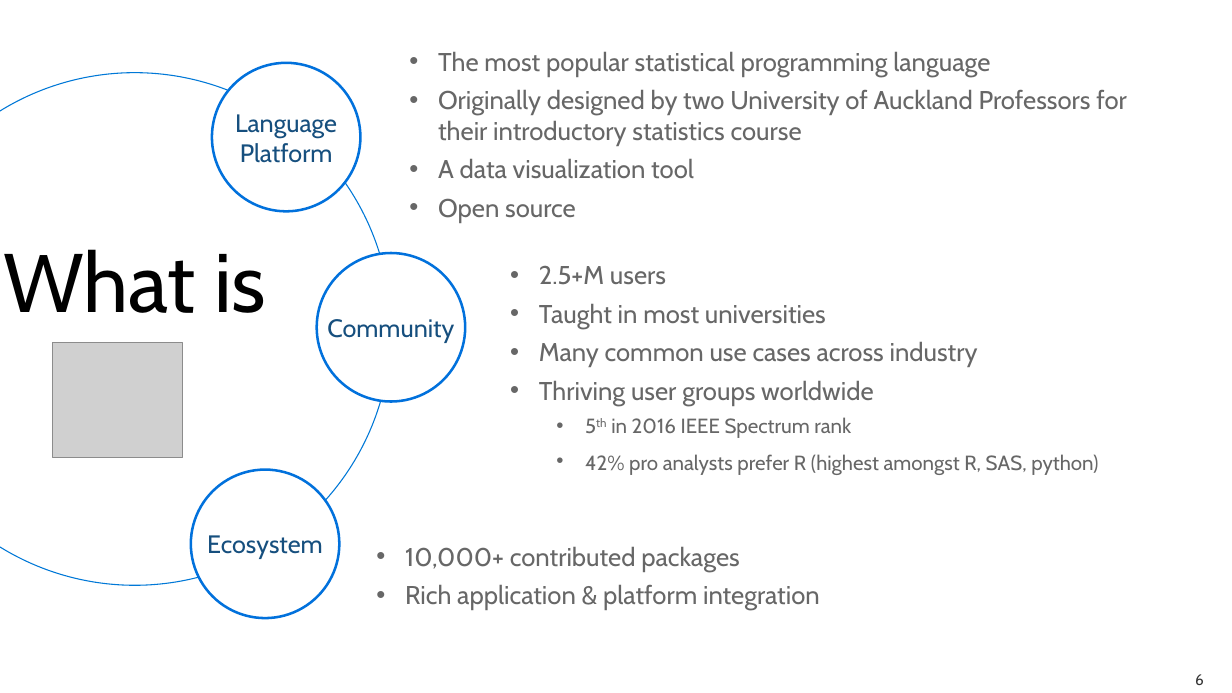
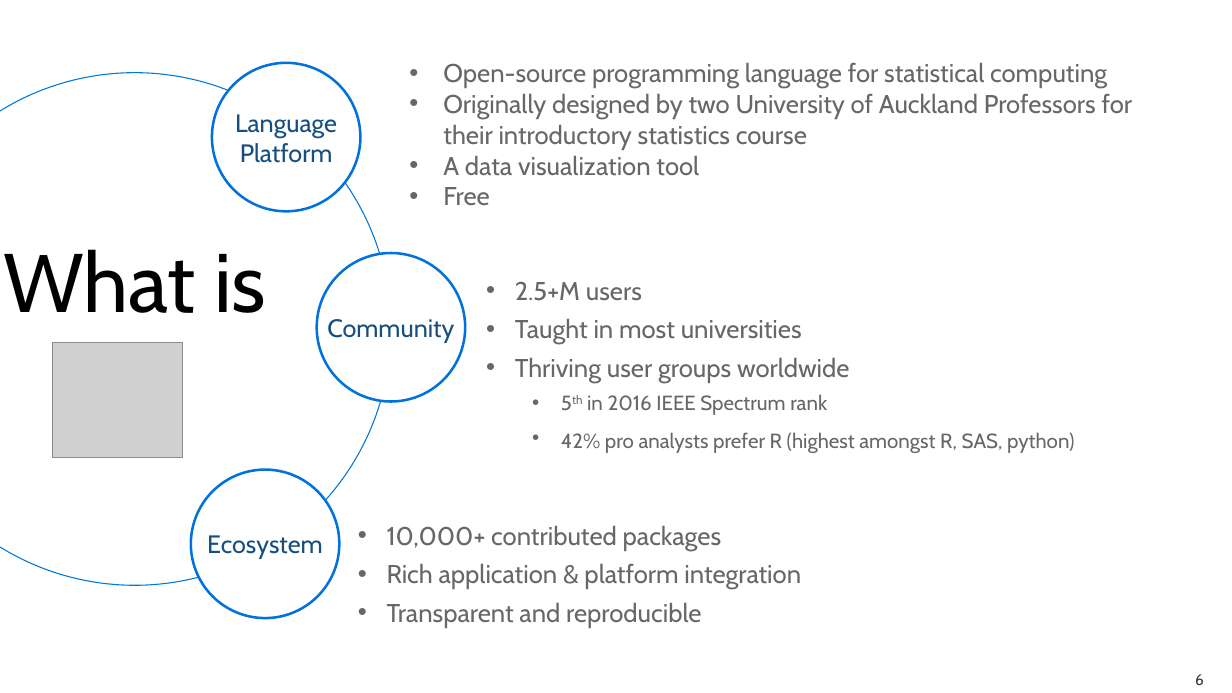
Before and after one commit to microsoft/AI-Immersion-Workshop, a slide deck: slide 6 of R server Tools for scaling R using Azure/docs/ToolsForScalingRUsingAzure.pptx. Drawn at 1232x693 pixels with LibreOffice and Linux fonts; fonts in the diff are those of the drawing; grey boxes stand for pictures; background and template pictures are left out. Boxes give left, top, right and bottom in pixels: in the first picture for what was removed or moved away, otherwise in the second. Text is boxed around its words. In the diff, an @@ line names an element or a change of style, - is before the commit and + after.

```diff
--- a/R server Tools for scaling R using Azure/docs/ToolsForScalingRUsingAzure.pptx
+++ b/R server Tools for scaling R using Azure/docs/ToolsForScalingRUsingAzure.pptx
@@ text at box(443, 63, 1107, 88): text changed @@
-• The most popular statistical programming language
+• Open-source programming language for statistical computing
@@ text at box(443, 94, 1133, 175): indent changed; less space between paragraphs @@
@@ text at box(443, 187, 489, 205): text changed @@
-• Open source
+• Free
@@ text "2.5+M users": place and size @@
-text "2.5+M users" at box(539, 266, 1098, 475)
+text "2.5+M users" at box(515, 282, 1074, 453)
@@ text at box(539, 342, 978, 367): paragraph removed @@
-• Many common use cases across industry
@@ text "10,000+ contributed packages": place and size @@
-text "10,000+ contributed packages" at box(405, 547, 820, 610)
+text "10,000+ contributed packages" at box(387, 526, 801, 628)
@@ text at box(387, 603, 701, 628): paragraph added @@
+• Transparent and reproducible
```
Also in this commit, not shown: 3 other slides changed, 2 slides added, 4 slides removed.
